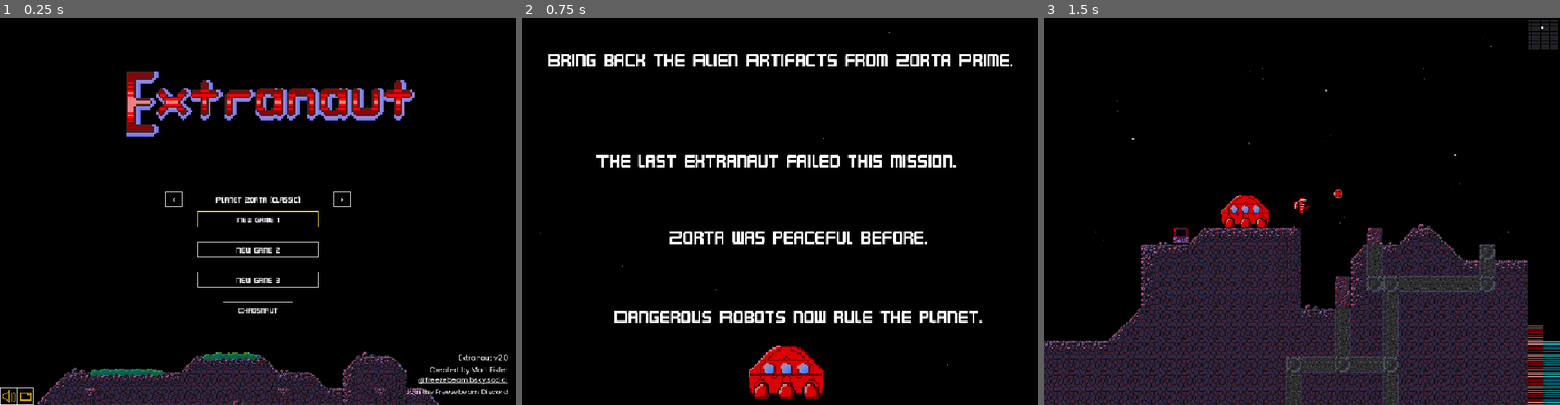
Above: before the commit, frames 1-3 (left to right).
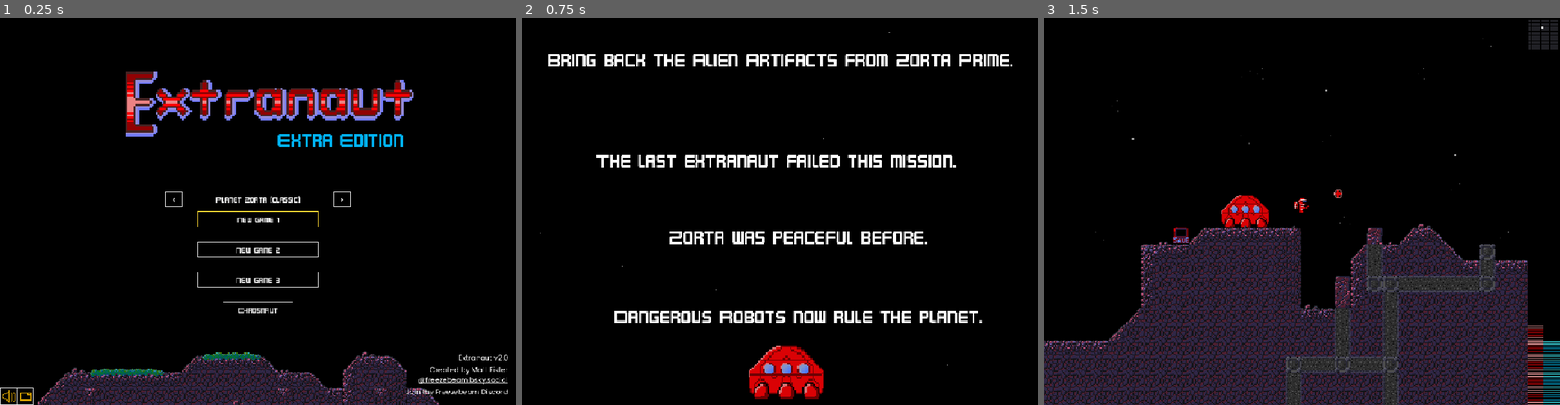
Above: after the commit, the same moments.

Repository: mattfister/extranaut
Game: Godot game, scene res://scenes/main.tscn
The game is run twice, just before and just after one commit, with the same random seed, the same clock (stepped at 60 frames per second) and the same inputs.
Inputs (mouse positions are in pixels of both pictures, inside the frame that each line leads up to):
- Up to frame 1 (0.25 s): no input
- Up to frame 2 (0.75 s): click "New Game 1" at 0.5 s
- Up to frame 3 (1.5 s): tap Enter at 1.25 s; move the mouse to (1415, 192) at 1.27 s; hold Right (move_right) from 1.28 s (still down); hold Z (fire) from 1.28 s (still down); click (1415, 192) at 1.42 s

The runs differ from the first frame. In frame 1, 1.0% of the frame differs, in the area x 24-81%, y 13-34%; in frame 2, nothing differs; in frame 3, nothing differs.

Commit message:
Add an Extra Edition subtitle to the title screen
Co-Authored-By: Claude Opus 5.5 <noreply@anthropic.com>

Diff:
--- a/scenes/title.tscn
+++ b/scenes/title.tscn
@@ -32,7 +32,7 @@
 texture = ExtResource("3_hiwto")
 
 [node name="Logo" type="Sprite2D" parent="." unique_id=2105665521]
-position = Vector2(250, 107)
+position = Vector2(249, 107)
 scale = Vector2(4, 4)
 texture = ExtResource("4_w65of")
 centered = false
@@ -192,3 +192,13 @@
 offset_bottom = -8.0
 grow_horizontal = 0
 grow_vertical = 0
+
+[node name="Subtitle" type="Label" parent="." unique_id=933741335]
+layout_mode = 0
+offset_left = 550.0
+offset_top = 219.0
+offset_right = 1053.0
+offset_bottom = 300.0
+theme_override_colors/font_color = Color(6.160736e-06, 0.7059441, 0.9643088, 1)
+theme_override_font_sizes/font_size = 32
+text = "Extra Edition"
